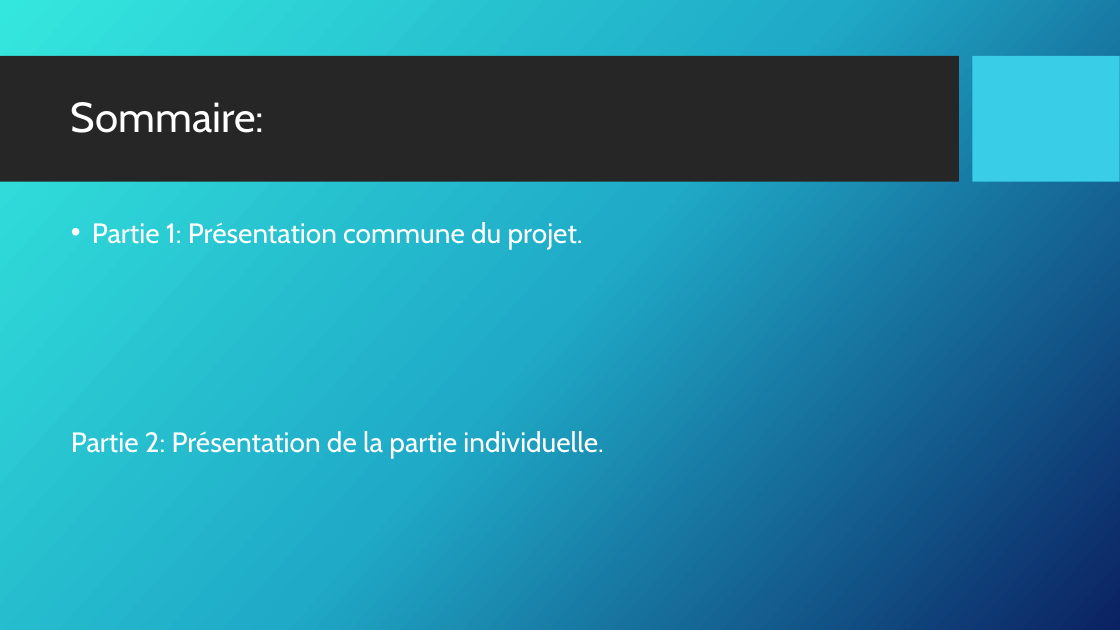
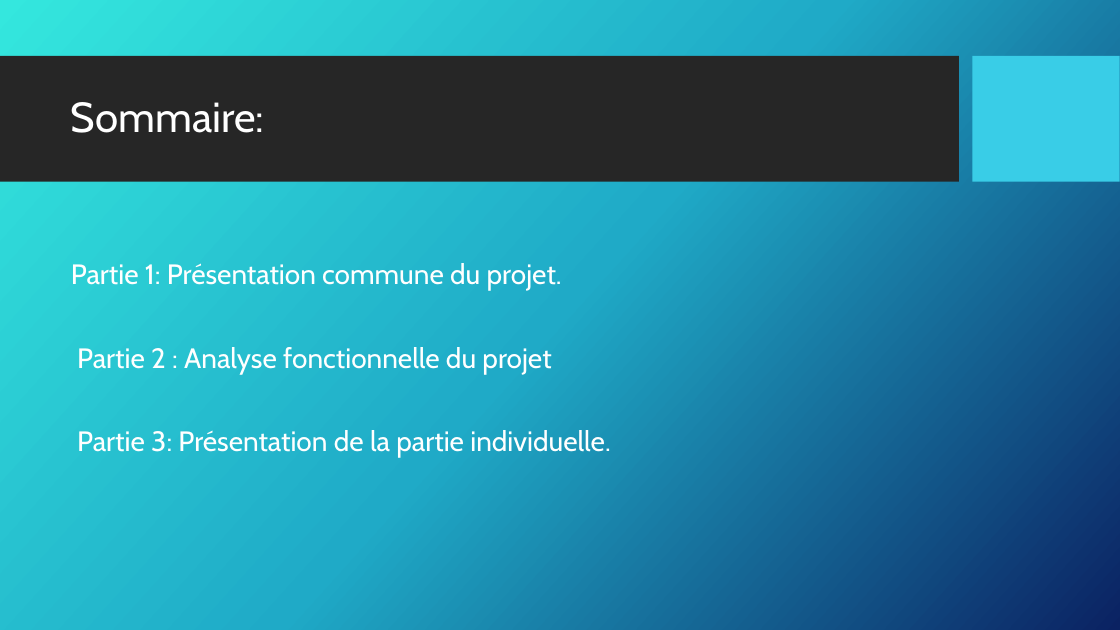
Before and after one commit to vincentsn2/Projet_BTS_Tracking_GPS, a slide deck: slide 2 of Diagramme/Arthur/revueArthurBRICE1.pptx. Drawn at 1120x630 pixels with LibreOffice and Linux fonts; fonts in the diff are those of the drawing; background and template pictures are left out. Boxes give left, top, right and bottom in pixels: in the first picture for what was removed or moved away, otherwise in the second. Text is boxed around its words. In the diff, an @@ line names an element or a change of style, - is before the commit and + after.

Commit message:
code

```diff
--- a/Diagramme/Arthur/revueArthurBRICE1.pptx
+++ b/Diagramme/Arthur/revueArthurBRICE1.pptx
@@ text at (71,263,562,290): bullet • to none @@
@@ text at (77,347,610,458): text changed @@
-Partie 2: Présentation de la partie individuelle.
+Partie 2 : Analyse fonctionnelle du projet
+Partie 3: Présentation de la partie individuelle.
```
Also in this commit, not shown: 25 other slides changed, 3 slides added, 16 slides removed.
